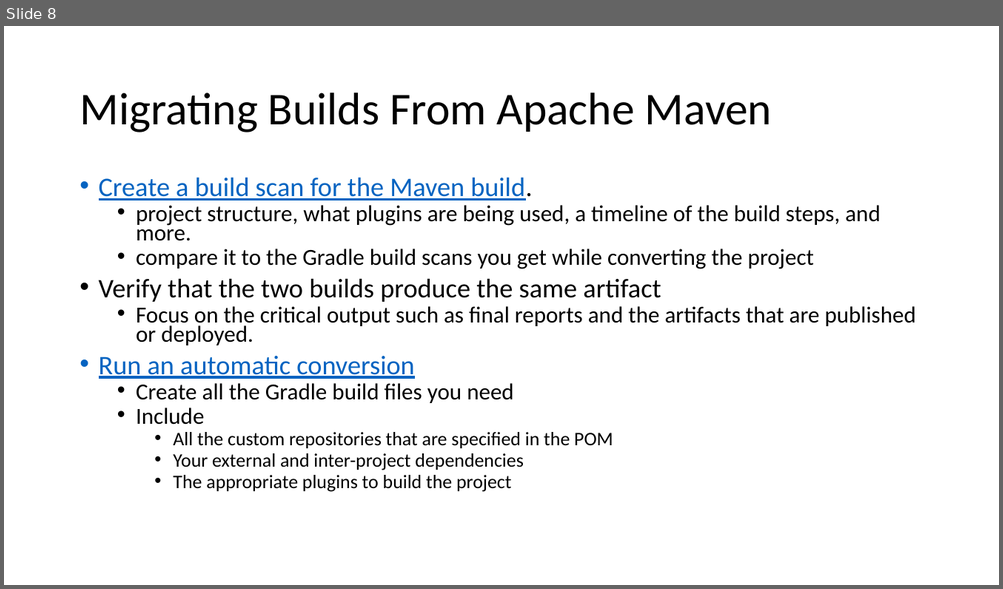
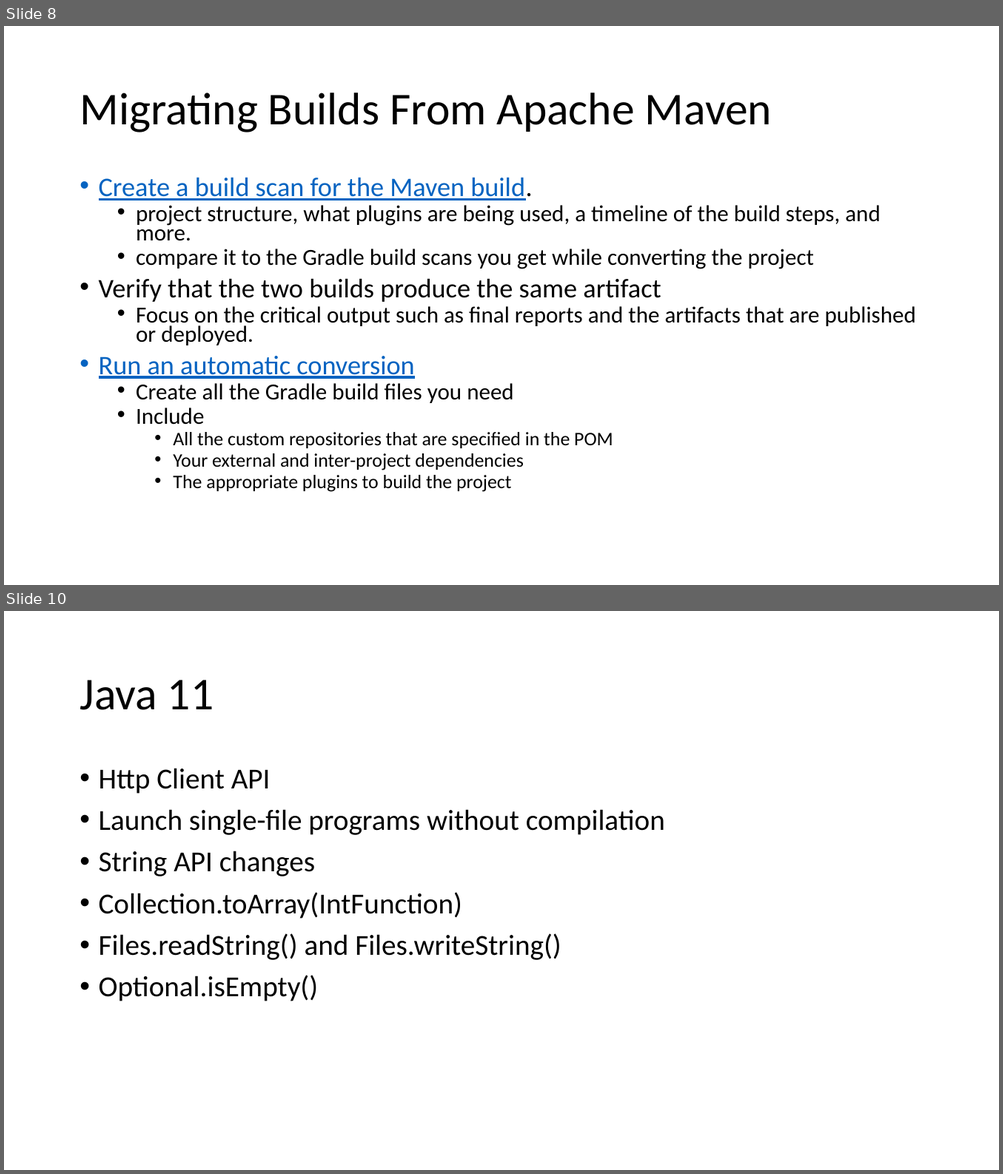
Before and after one commit to dangnh16/timebird-objective, a slide deck: Gradle and java 11.pptx. Shown one above the other, each under a label of ours: slide 8 before the commit, slides 8 and 10 after it; the slides between them are not shown. The pictures are 1003x589 and 1003x1174 pixels, drawn with LibreOffice and Linux fonts; fonts in the diff are those of the drawing. Boxes give left, top, right and bottom in pixels: in the first picture for what was removed or moved away, otherwise in the second. Text is boxed around its words. In the diff, an @@ line names an element or a change of style, - is before the commit and + after.

```diff
--- a/Gradle and java 11.pptx
+++ b/Gradle and java 11.pptx
@@ slide 10 added at [4,611,999,1170], background #FFFFFF @@
@@ title added at [79,680,213,710], 44 pt, text #000000 @@
+Java 11
@@ text added at [99,768,665,1002], 28 pt, text #000000 @@
+• Http Client API
+• Launch single-file programs without compilation
+• String API changes
+• Collection.toArray(IntFunction)
+• Files.readString() and Files.writeString()
+• Optional.isEmpty()
```
Also in this commit, not shown: 1 slide changed.
